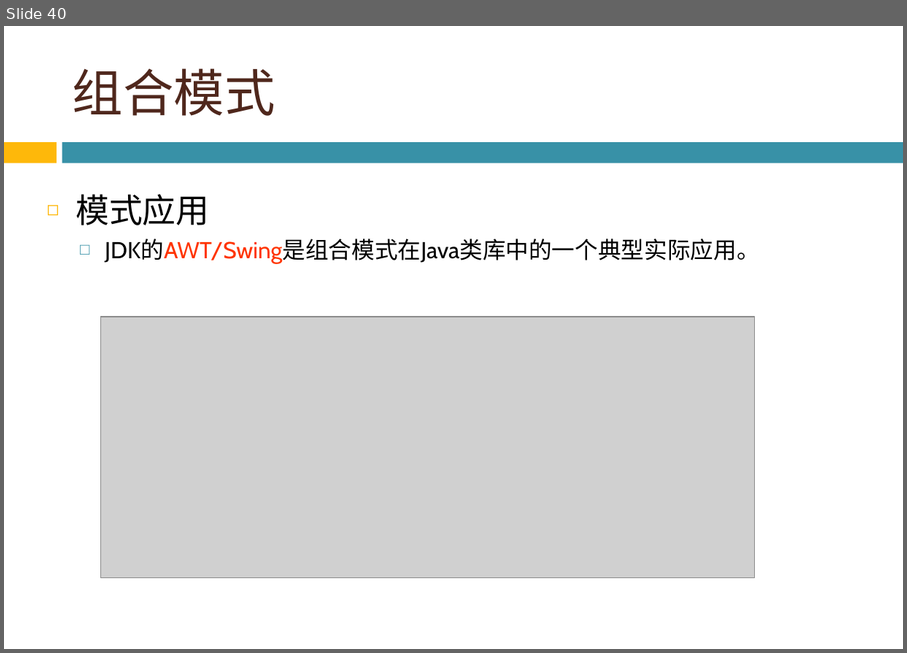
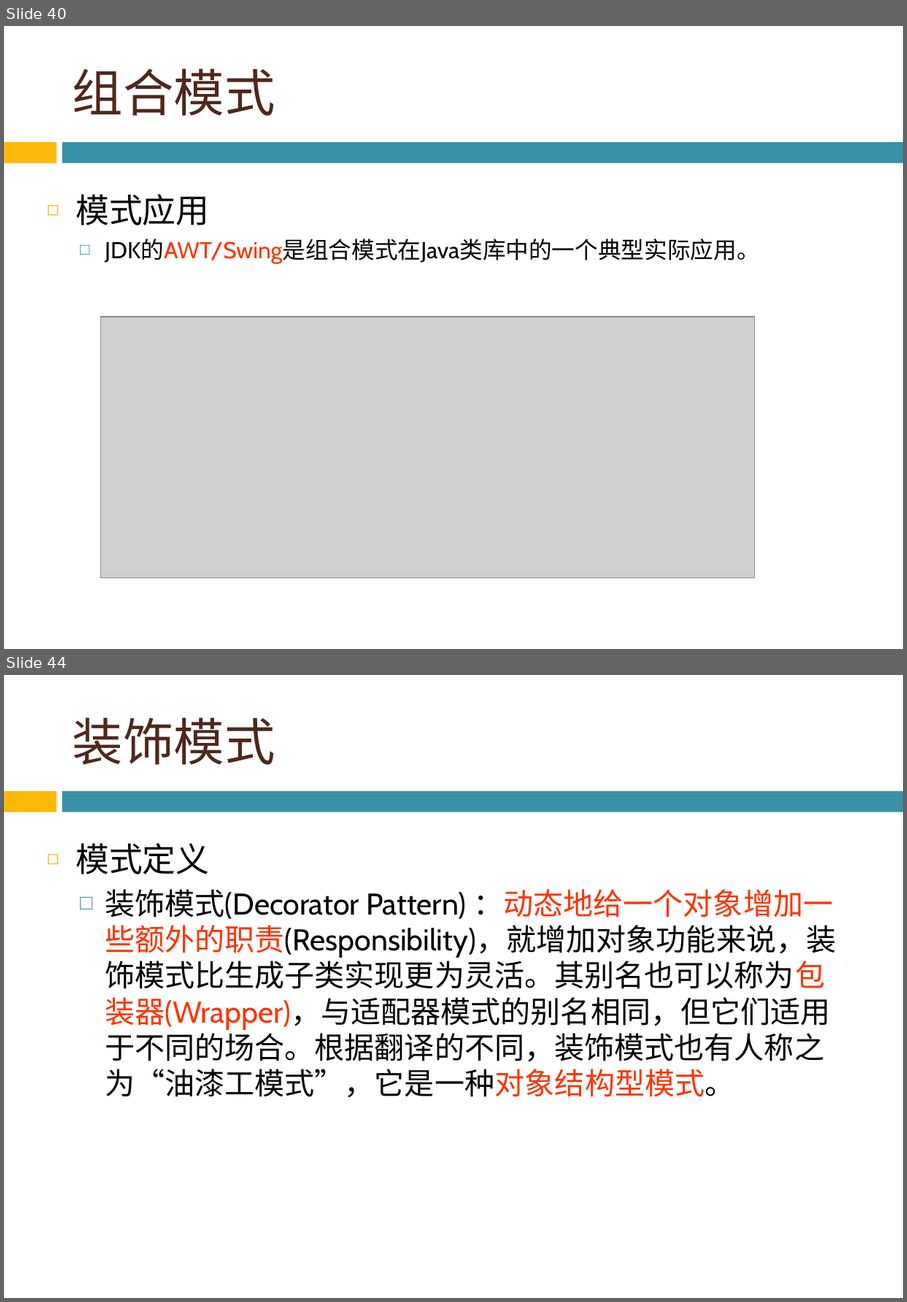
Before and after one commit to bonkboykz/jz81.github.io, a slide deck: course/smt/LectureNotes/(Spring2016)Lecture7.pptx. Shown one above the other, each under a label of ours: slide 40 before the commit, slides 40 and 44 after it; the slides between them are not shown. The pictures are 907x653 and 907x1302 pixels, drawn with LibreOffice and Linux fonts; fonts in the diff are those of the drawing; grey boxes stand for pictures; background and template pictures are left out. Boxes give left, top, right and bottom in pixels: in the first picture for what was removed or moved away, otherwise in the second. Text is boxed around its words. In the diff, an @@ line names an element or a change of style, - is before the commit and + after.

```diff
--- a/course/smt/LectureNotes/(Spring2016)Lecture7.pptx
+++ b/course/smt/LectureNotes/(Spring2016)Lecture7.pptx
@@ slide 44 added at [4, 675, 903, 1298], background picture (left out); not listed: 2 template elements that a slide beside it also shows @@
@@ title added at [73, 717, 276, 765], 44 pt, text #4F271C @@
+装饰模式
@@ text added at [76, 843, 836, 1098], 26 pt, text #000000 @@
+◻ 模式定义
+  □ 装饰模式(Decorator Pattern) ：动态地给一个对象增加一些额外的职责(Responsibility)，就增加对象功能来说，装饰模式比生成子类实现更为灵活。其别名也可以称为包装器(Wrapper)，与适配器模式的别名相同，但它们适用于不同的场合。根据翻译的不同，装饰模式也有人称之为“油漆工模式”，它是一种对象结构型模式。
```
Also in this commit, not shown: 1 slide changed, 33 other slides added.
